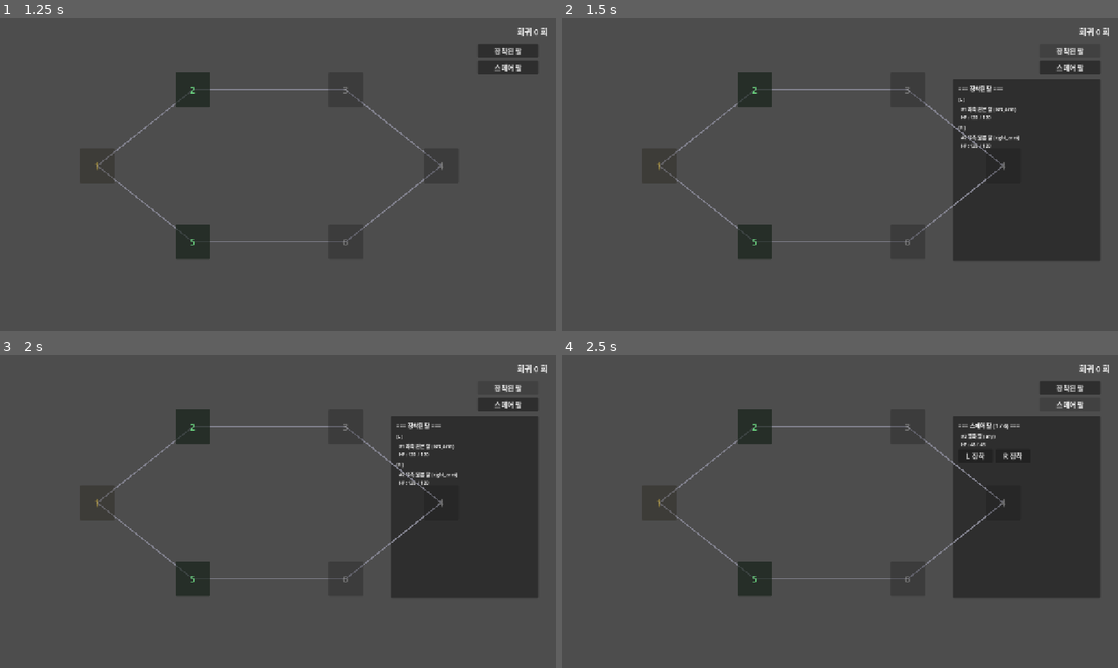
Above: before the commit, frames 1-4 (two rows, left to right).
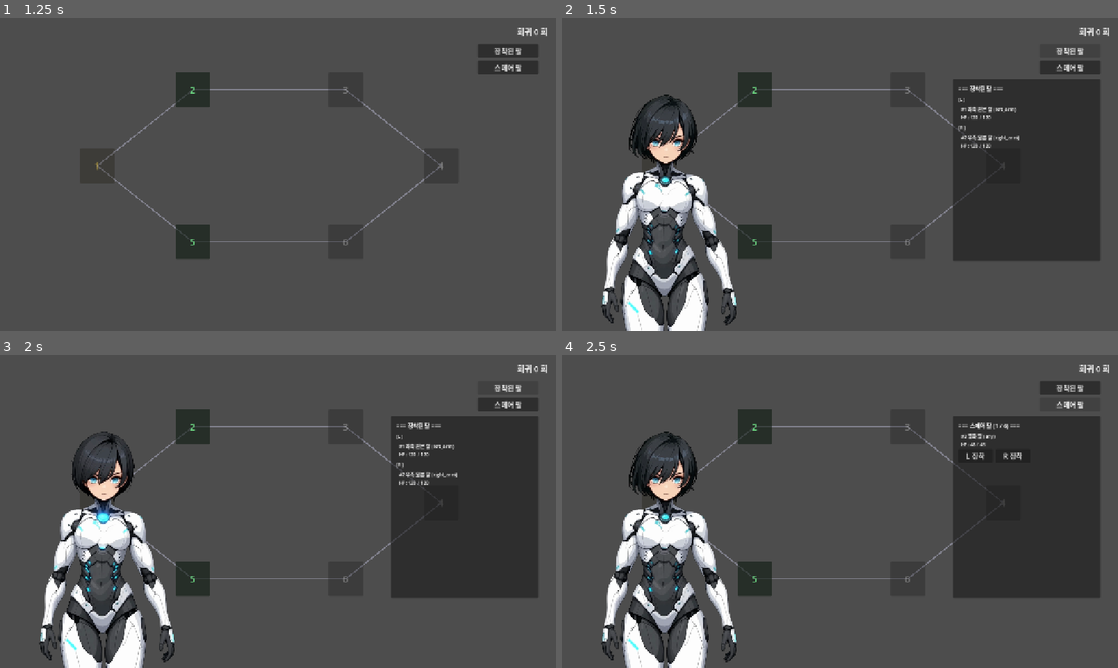
Above: after the commit, the same moments.

Repository: solitaryflyingbird/game_2026_02
Game: Godot game, scene res://main.tscn
Same seed, same stepped clock (60 frames per second), same inputs: the game is played once before the commit and once after it. The project has no main scene, so this scene is started directly.
Inputs:
- Up to frame 1 (1.25 s): click "시작" at 0.5 s
- Up to frame 2 (1.5 s): click "장착된 팔" at 1.25 s
- Up to frame 3 (2 s): no input
- Up to frame 4 (2.5 s): click "스페어 팔" at 2 s

Frame 1 is identical in both runs. In frame 2, 8.2% of the frame differs, in the area x 7-80%, y 24-100%; in frame 3, 8.0%; in frame 4, 8.2%.

Commit message:
맵 팔 인스펙터 — 히로인 일러스트 토글 + 렌더 순서 보정
- 장착된 팔 / 스페어 팔 버튼 클릭 시 좌측에 히로인 일러스트 동시 표시.
  타이틀·전투에서 쓰는 8프레임 idle 스프라이트 재사용.
- 맵 노드 버튼이 인스펙터 패널을 덮어 스페어 장착 버튼 클릭이 차단되던
  문제 수정. 빌드 순서를 맵 → 인스펙터 → 히로인 으로 변경해 인스펙터를
  맵 위에, 히로인을 최상위에 그리도록.

Co-Authored-By: Claude Opus 4.7 (1M context) <noreply@anthropic.com>

Diff:
--- a/run_ui.gd
+++ b/run_ui.gd
@@ -18,6 +18,10 @@
 var _arm_inspector_container: VBoxContainer
 var _arm_inspect_mode: String = ""  # "" | "equipped" | "spare"
 
+# --- 히로인 일러스트 (인스펙터 토글 시 좌측 표시) ---
+const HEROINE_FRONT_DIR := "res://에셋/타이틀/"   # battle_ui 와 동일 idle 8프레임
+var _heroine_sprite: AnimatedSprite2D
+
 # --- 맵 디스플레이 ---
 const MAP_ORIGIN: Vector2 = Vector2(180, 90)
 const MAP_SIZE: Vector2 = Vector2(880, 500)
@@ -42,10 +46,11 @@
     # 결과 (승리·패배 공용) — 타이틀로
     $result_screen/title_button.pressed.connect(GameManager.return_to_title)
 
-    _build_arm_inspector()
     _build_map_display()
     _build_battle_preview()
     _build_recurrence_label()
+    _build_arm_inspector()           # 맵 위에 — 노드 버튼이 인스펙터 덮지 않도록
+    _build_heroine_illustration()    # 맨 마지막 — 모든 위에 그려지도록
 
 
 # --- 화면 전환 ---
@@ -55,6 +60,8 @@
         _arm_inspector_panel.visible = false
         _btn_show_equipped.visible = false
         _btn_show_spare.visible = false
+        if _heroine_sprite != null:
+            _heroine_sprite.visible = false
         if _map_root != null:
             _map_root.visible = false
         if _battle_preview_root != null:
@@ -71,6 +78,7 @@
     if in_combat:
         _arm_inspector_panel.visible = false
         _arm_inspect_mode = ""
+    _heroine_sprite.visible = _arm_inspector_panel.visible
 
     show_phase(phase)
     update_labels()
@@ -146,6 +154,7 @@
         _arm_inspect_mode = "equipped"
         _arm_inspector_panel.visible = true
         _refresh_arm_inspector()
+    _heroine_sprite.visible = _arm_inspector_panel.visible
 
 
 func _on_show_spare_pressed():
@@ -156,6 +165,7 @@
         _arm_inspect_mode = "spare"
         _arm_inspector_panel.visible = true
         _refresh_arm_inspector()
+    _heroine_sprite.visible = _arm_inspector_panel.visible
 
 
 func _refresh_arm_inspector():
@@ -180,6 +190,27 @@
 func _clear_inspector_container():
     for child in _arm_inspector_container.get_children():
         child.queue_free()
+
+
+# --- 히로인 일러스트 빌드 (battle_ui 와 동일 idle 8프레임) ---
+
+func _build_heroine_illustration() -> void:
+    _heroine_sprite = AnimatedSprite2D.new()
+    var frames := SpriteFrames.new()
+    frames.add_animation("idle")
+    frames.set_animation_speed("idle", 8)
+    frames.set_animation_loop("idle", true)
+    for i in range(1, 9):
+        var f: Texture2D = load(HEROINE_FRONT_DIR + "%d.png" % i)
+        if f != null:
+            frames.add_frame("idle", f)
+    _heroine_sprite.sprite_frames = frames
+    _heroine_sprite.animation = "idle"
+    _heroine_sprite.autoplay = "idle"
+    _heroine_sprite.scale = Vector2(0.45, 0.45)
+    _heroine_sprite.position = Vector2(240, 441)
+    _heroine_sprite.visible = false
+    add_child(_heroine_sprite)
 
 
 func _build_equipped_view(instances: Dictionary, equipped: Dictionary):
